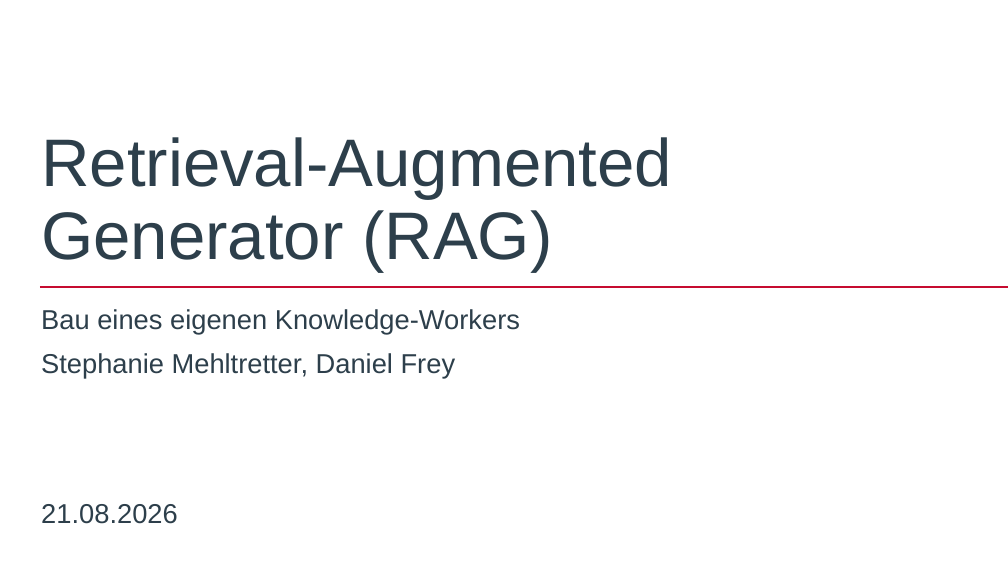
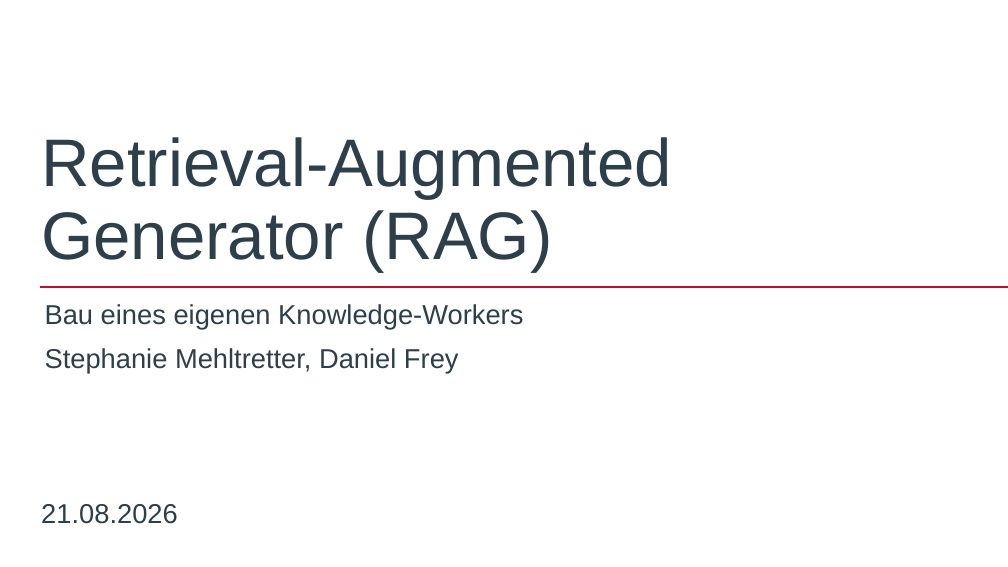
Before and after one commit to AkrosAG/RAG-Workshop, a slide deck: slide 1 of RAG_Workshop.pptx. Drawn at 1008x567 pixels with LibreOffice and Linux fonts; fonts in the diff are those of the drawing; background and template pictures are left out. Boxes give left, top, right and bottom in pixels: in the first picture for what was removed or moved away, otherwise in the second. Text is boxed around its words. In the diff, an @@ line names an element or a change of style, - is before the commit and + after.

```diff
--- a/RAG_Workshop.pptx
+++ b/RAG_Workshop.pptx
@@ text "Bau eines eigenen Knowledge-Workers": place and size @@
-text "Bau eines eigenen Knowledge-Workers" at [41,309,520,378]
+text "Bau eines eigenen Knowledge-Workers" at [45,304,523,372]
```
Also in this commit, not shown: 15 other slides changed, 1 other file.
